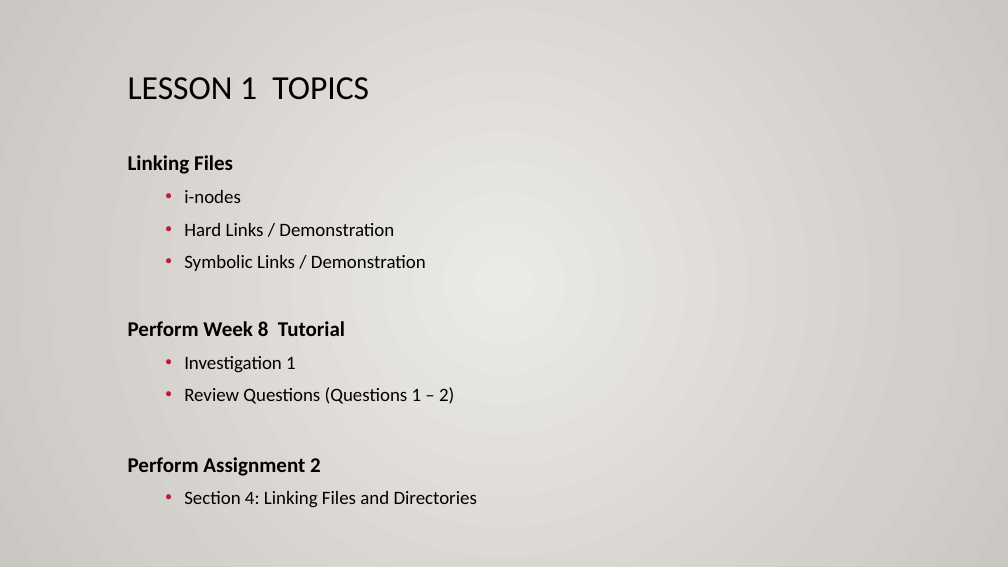
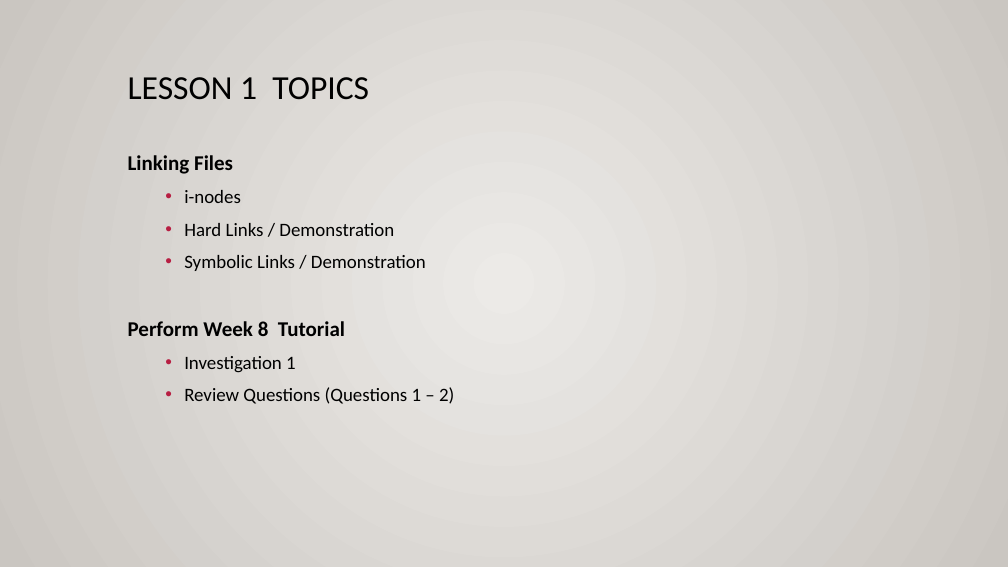
Before and after one commit to OSL640/slides, a slide deck: slide 2 of OSL640-Week8.pptx. Drawn at 1008x567 pixels with LibreOffice and Linux fonts; fonts in the diff are those of the drawing. Boxes give left, top, right and bottom in pixels: in the first picture for what was removed or moved away, otherwise in the second. Text is boxed around its words. In the diff, an @@ line names an element or a change of style, - is before the commit and + after.

Commit message:
Removed references to assignments.

```diff
--- a/OSL640-Week8.pptx
+++ b/OSL640-Week8.pptx
@@ text at <box>128,457,477,508</box>: paragraphs removed @@
-Perform Assignment 2
-  • Section 4: Linking Files and Directories
```
Also in this commit, not shown: 1 other slide changed, 13 other files.
